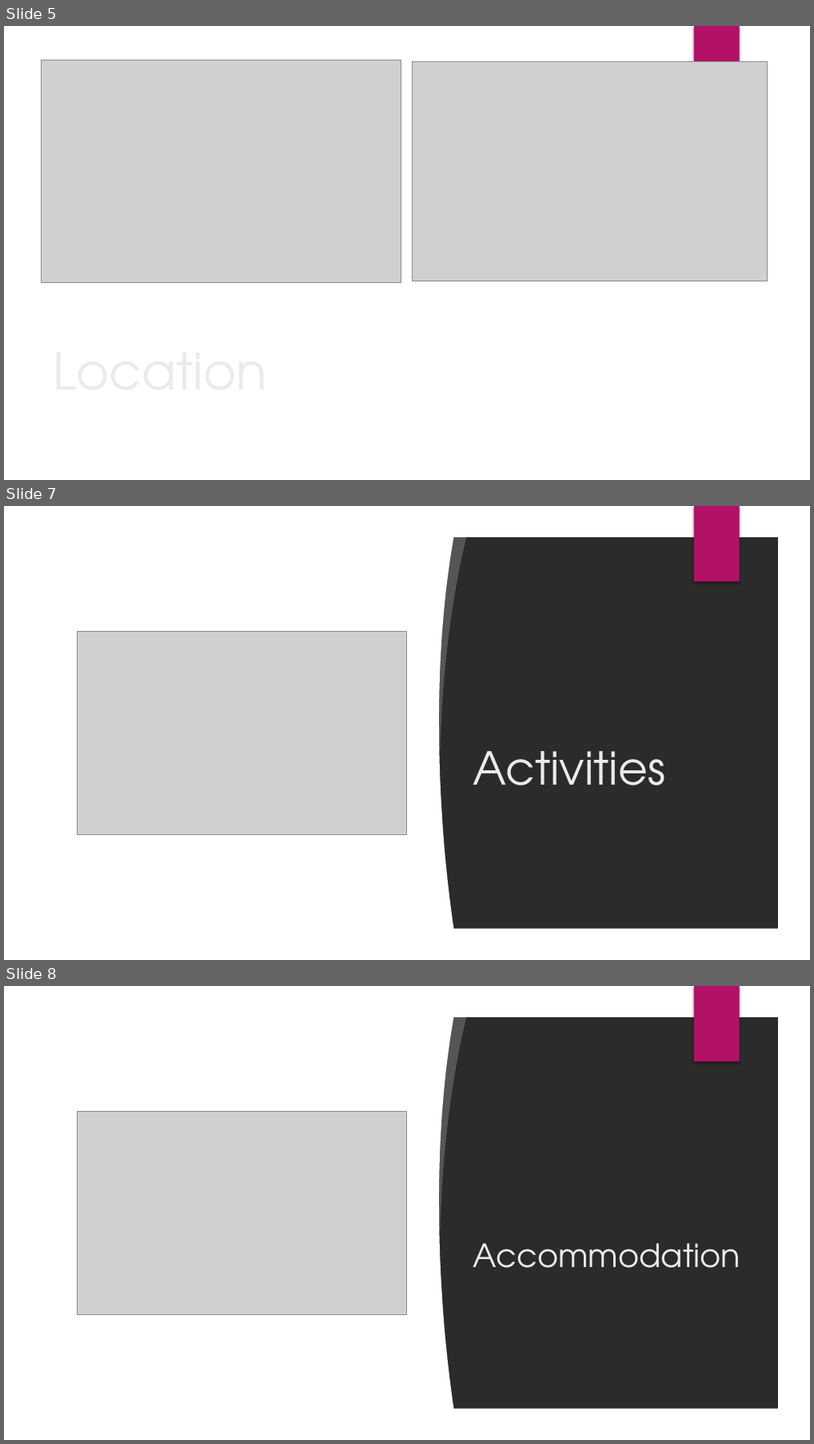
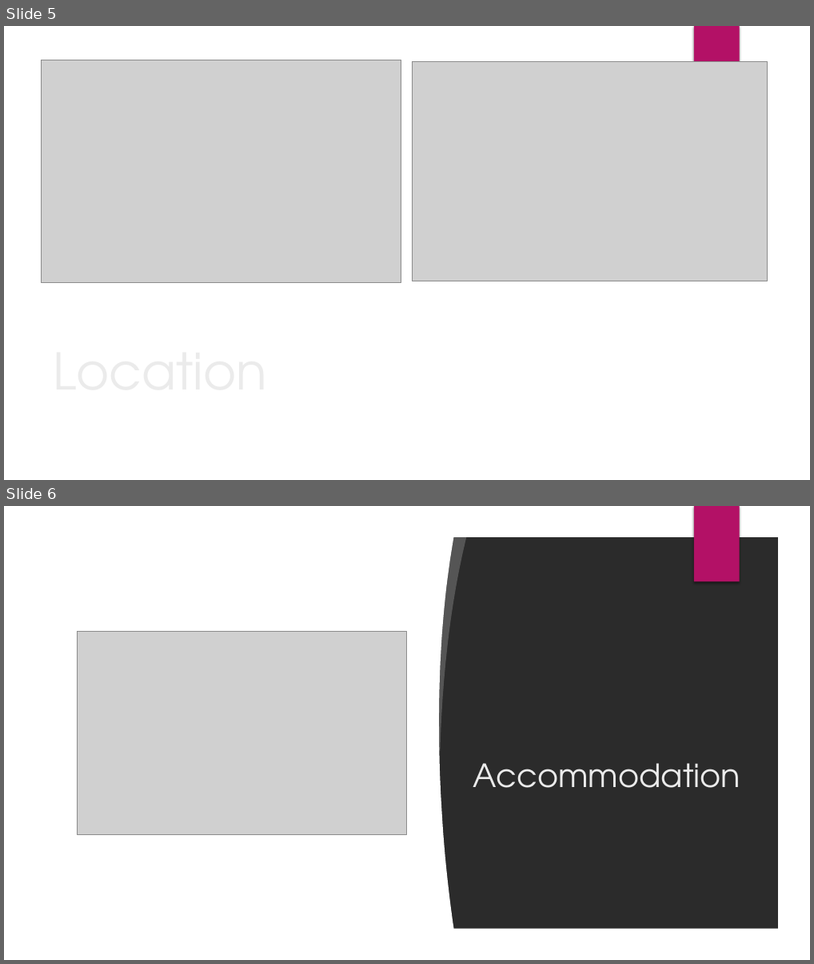
Before and after one commit to louiseshambrook/visit_scotland_final_project, a slide deck: presentation/visit_scotland_presentation.pptx. Shown one above the other, each under a label of ours: slides 5, 7 and 8 before the commit, slides 5 and 6 after it; the slides between them are not shown. The pictures are 814x1444 and 814x964 pixels, drawn with LibreOffice and Linux fonts; fonts in the diff are those of the drawing; grey boxes stand for pictures; background and template pictures are left out; a plain dark background stands for a picture behind light text. Boxes give left, top, right and bottom in pixels: in the first picture for what was removed or moved away, otherwise in the second. Text is boxed around its words. In the diff, an @@ line names an element or a change of style, - is before the commit and + after.

```diff
--- a/presentation/visit_scotland_presentation.pptx
+++ b/presentation/visit_scotland_presentation.pptx
@@ slide 7 removed at [4,506,810,960], background picture (left out); not listed: 2 template elements that a slide beside it also shows @@
@@ rectangle removed at [32,532,378,933] @@
@@ freeform shape removed at [372,532,455,932] @@
@@ freeform shape removed at [421,532,467,752] @@
@@ picture removed at [77,632,407,835] @@
@@ title removed at [474,751,666,785] @@
-Activities
@@ what was slide 8 is now slide 6 @@
```
Also in this commit, not shown: 1 slide changed, 2 slides added, 4 other files.
